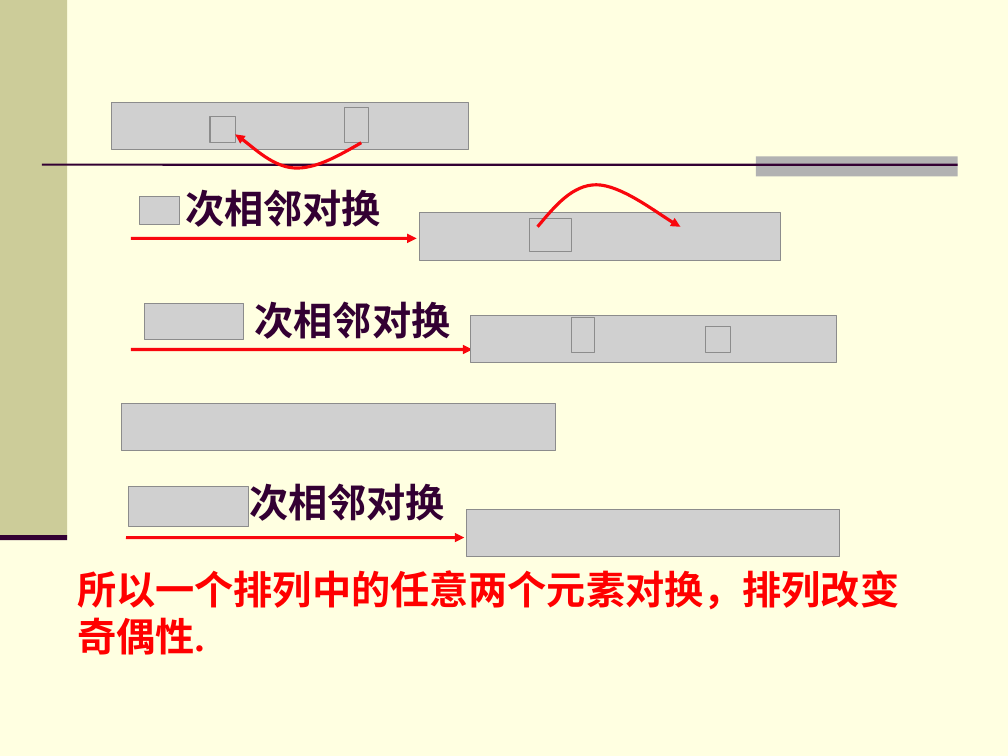
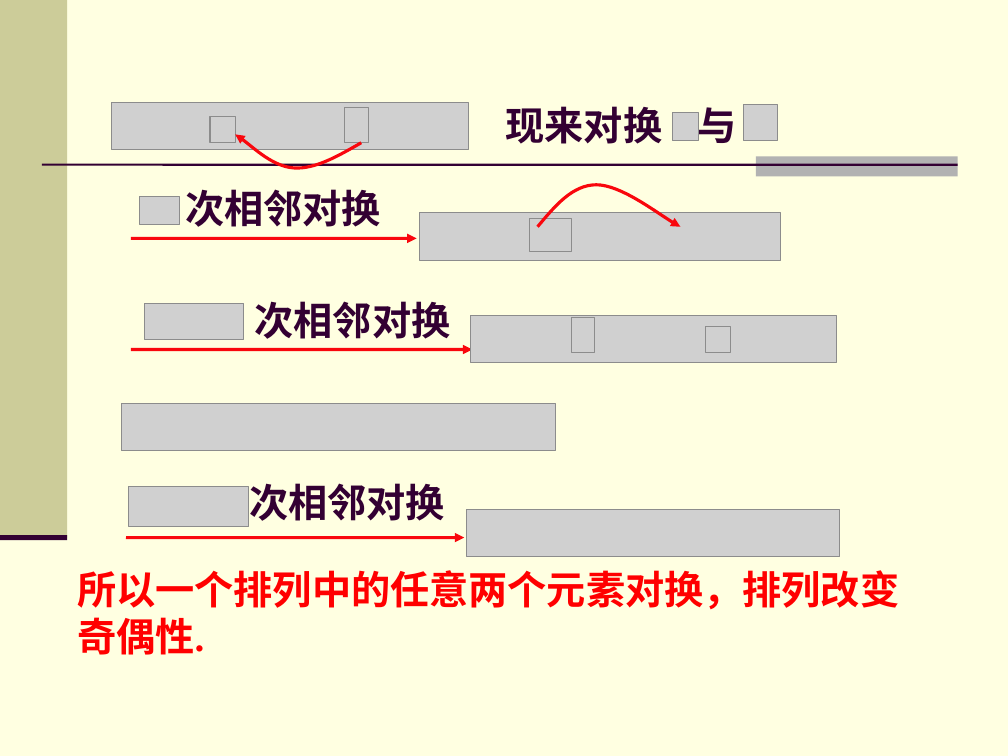
Before and after one commit to zhangbiaomath/zhangbiaomath.github.io, a slide deck: slide 32 of teaching/gaodai/课件/第2章-行列式.ppt (slide 34 before the commit). Drawn at 1008x756 pixels with LibreOffice and Linux fonts; fonts in the diff are those of the drawing; grey boxes stand for pictures. Boxes give left, top, right and bottom in pixels: in the first picture for what was removed or moved away, otherwise in the second. Text is boxed around its words. In the diff, an @@ line names an element or a change of style, - is before the commit and + after.

```diff
--- a/teaching/gaodai/课件/第2章-行列式.ppt
+++ b/teaching/gaodai/课件/第2章-行列式.ppt
@@ text added at (x1=506, y1=106, x2=737, y2=144), 28 pt, text #330033, bold @@
+现来对换 与
@@ picture added at (x1=672, y1=113, x2=699, y2=141) @@
@@ picture added at (x1=744, y1=105, x2=777, y2=141) @@
```
Also in this commit, not shown: 11 other slides changed, 5 slides removed, 16 other files.
